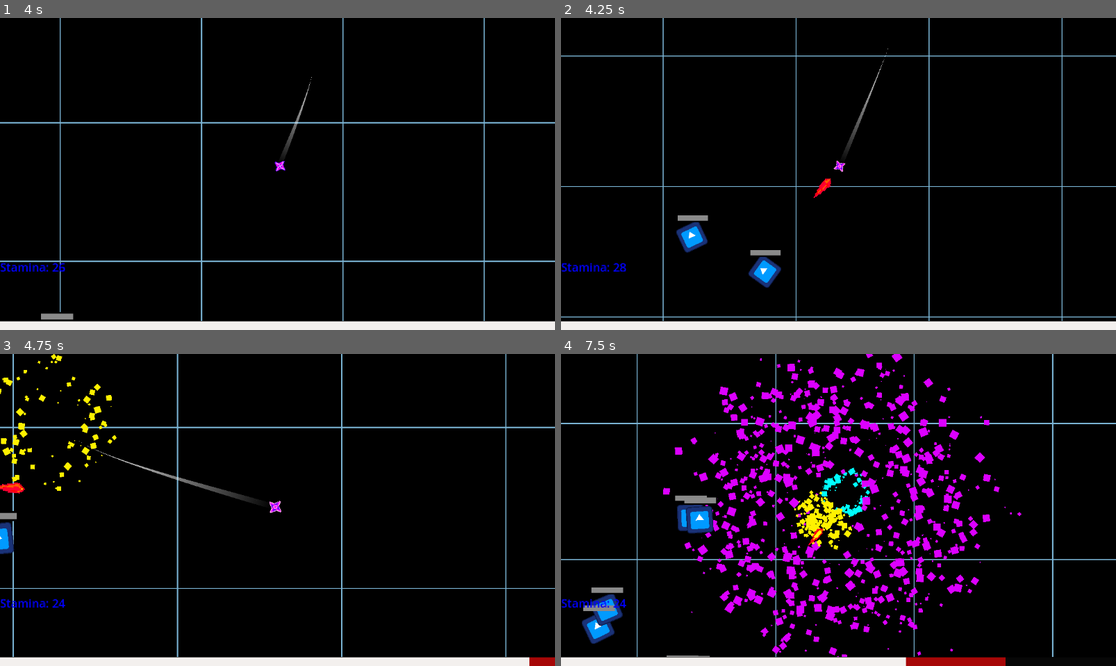
Above: before the commit, frames 1-4 (two rows, left to right).
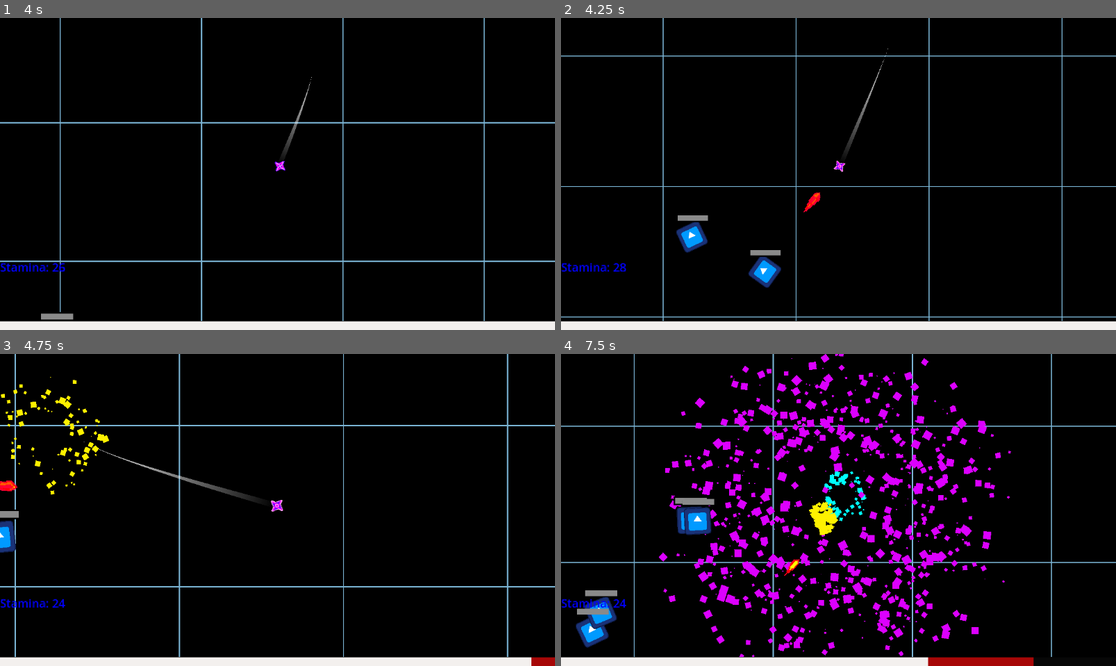
Above: after the commit, the same moments.

Repository: HazarBakir/void_blade
Game: Godot game, scene res://Scenes/main_menu.tscn
The game is run twice, just before and just after one commit, with the same random seed, the same clock (stepped at 60 frames per second) and the same inputs. The engine's default icon, where the game draws it, is replaced by a stand-in: a white triangle on a blue panel in a dark square.
Inputs (mouse positions are in pixels of both pictures, inside the frame that each line leads up to):
- Up to frame 1 (4 s): click "Play" at 0.5 s; move the mouse to (399, 158) at 1.27 s; press the mouse at (399, 158) at 1.28 s; move the mouse to (166, 189) at 2.02 s; release the mouse at (166, 189) at 2.03 s; click (166, 189) at 2.1 s; move the mouse to (333, 105) at 2.77 s; press the mouse at (333, 105) at 2.78 s; move the mouse to (249, 236) at 3.52 s; release the mouse at (249, 236) at 3.53 s; click (249, 236) at 3.6 s
- Up to frame 2 (4.25 s): no input
- Up to frame 3 (4.75 s): move the mouse to (444, 556) at 4.27 s; press the mouse at (444, 556) at 4.28 s
- Up to frame 4 (7.5 s): move the mouse to (672, 463) at 5.02 s; release the mouse at (672, 463) at 5.03 s; click (672, 463) at 5.1 s; move the mouse to (866, 510) at 5.77 s; press the mouse at (866, 510) at 5.78 s; move the mouse to (755, 432) at 6.52 s; release the mouse at (755, 432) at 6.53 s; click (755, 432) at 6.6 s; move the mouse to (960, 494) at 7.27 s; press the mouse at (960, 494) at 7.28 s

Frame 1 is identical in both runs. In frame 2, 0.2% of the frame differs, in the area x 43-49%, y 51-63%; in frame 3, 6.0%; in frame 4, 21%, in the area x 0-100%, y 0-100%.

Commit message:
Update bullet.gd

Diff:
--- a/Scripts/enemy/bullet.gd
+++ b/Scripts/enemy/bullet.gd
@@ -2,7 +2,7 @@
 @onready var animated_sprite: AnimatedSprite2D = $AnimatedSprite2D
 
 var damage: float = 5.0
-var speed: float = 290.0
+var speed: float = 240.0
 var target: CharacterBody2D
 var direction: Vector2 = Vector2.ZERO
 var follow_target: bool = true
